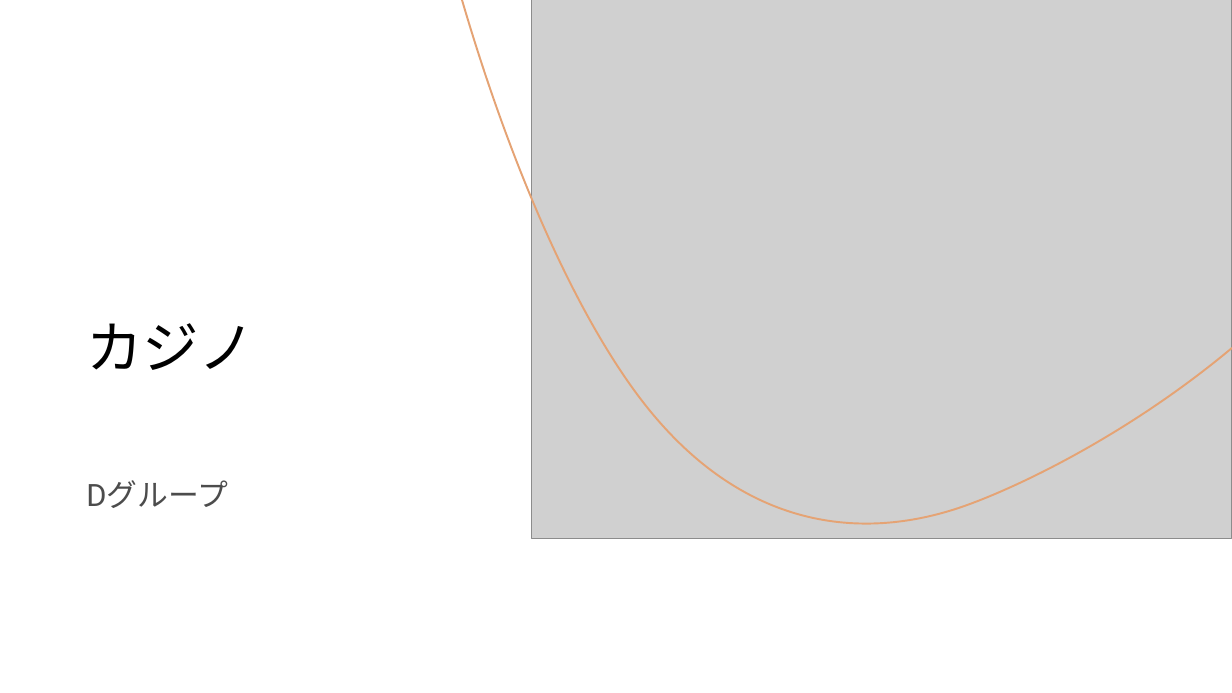
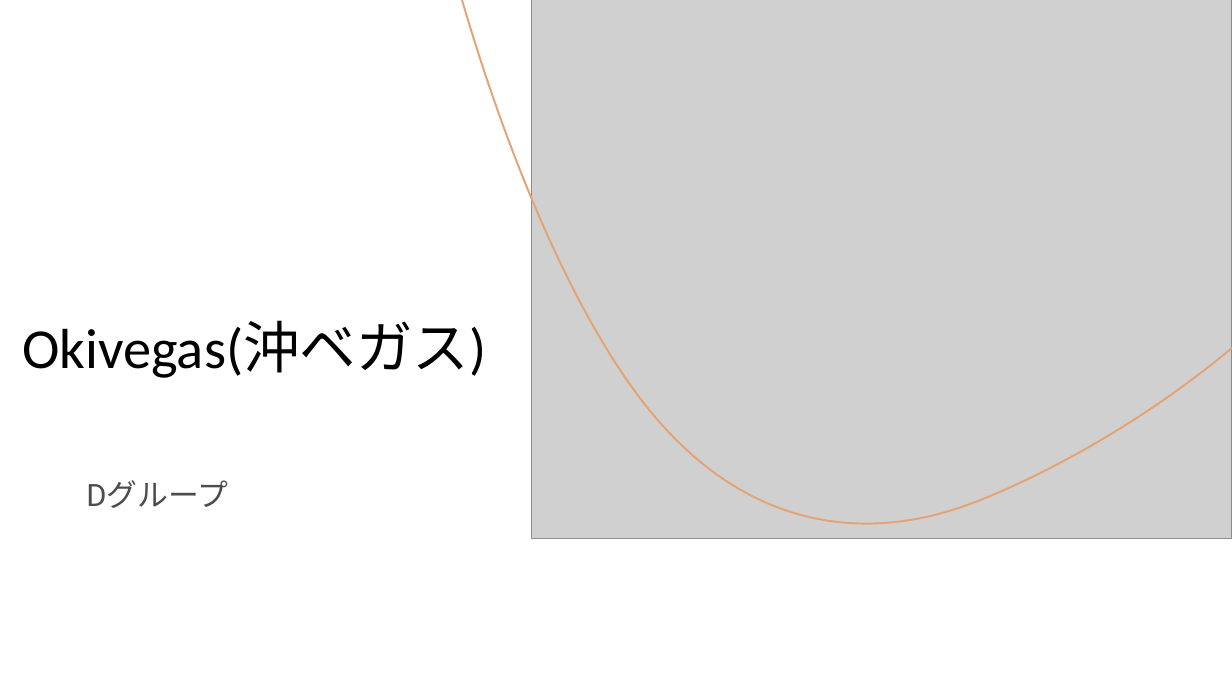
Before and after one commit to miyagiryusei/Excel, a slide deck: slide 1 of 発表資料.pptx. Drawn at 1232x693 pixels with LibreOffice and Linux fonts; fonts in the diff are those of the drawing; grey boxes stand for pictures. Boxes give left, top, right and bottom in pixels: in the first picture for what was removed or moved away, otherwise in the second. Text is boxed around its words. In the diff, an @@ line names an element or a change of style, - is before the commit and + after.

```diff
--- a/発表資料.pptx
+++ b/発表資料.pptx
@@ title at <box>22,320,486,378</box>: text changed @@
-カジノ
+Okivegas(沖ベガス)
```
Also in this commit, not shown: 2 other slides changed.
